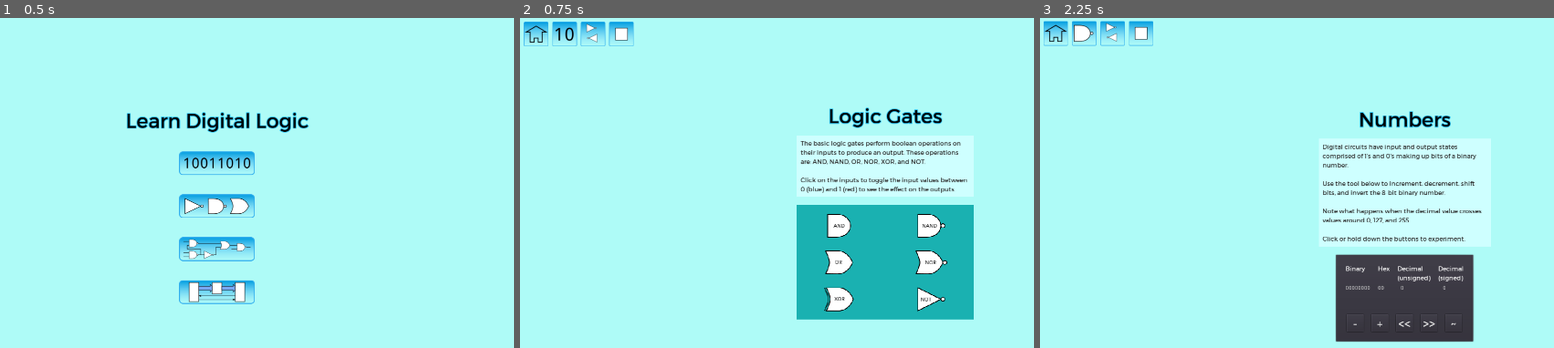
Above: before the commit, frames 1-3 (left to right).
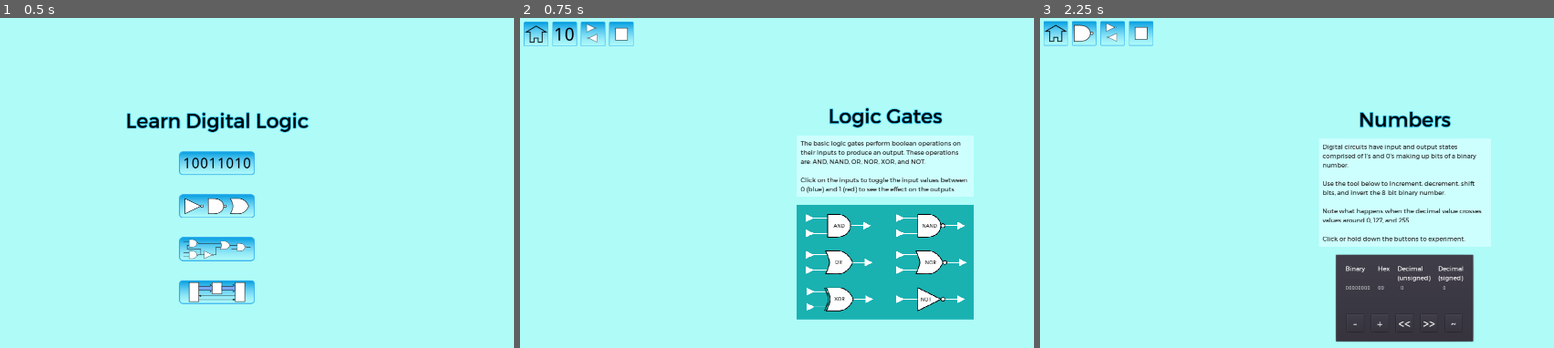
Above: after the commit, the same moments.

Repository: andrew-wilkes/digital-logic
Game: Godot game, scene res://Main.tscn
The game is run twice, just before and just after one commit, with the same random seed, the same clock (stepped at 60 frames per second) and the same inputs.
Inputs (mouse positions are in pixels of both pictures, inside the frame that each line leads up to):
- Up to frame 1 (0.5 s): no input
- Up to frame 2 (0.75 s): click (735, 206) at 0.5 s
- Up to frame 3 (2.25 s): click (1055, 34) at 1.25 s; click (1255, 163) at 2 s

Frame 1 is identical in both runs. In frame 2, 0.5% of the frame differs, in the area x 55-88%, y 59-89%; in frame 3, nothing differs.

Commit message:
Add logic to Gates scene

Diff:
--- a/game/Gates.gd
+++ b/game/Gates.gd
@@ -1,16 +1,41 @@
 extends Control
 
+var input_part = preload("res://parts/zInput.tscn")
+var output_part = preload("res://parts/zOutput.tscn")
+
 func _ready():
-	for part in $VBox/ColorRect.get_children():
-		part.connect("picked", self, "clicked")
+	for part in $VBox/Parts.get_children():
+		var id = 0
+		for pin in part.get_node("Inputs").get_children():
+			var i: Part = input_part.instance()
+			i.position = -i.get_node("Q").position
+			i.highlight_pin = false
+			i.moveable = false
+			i.wireable = false
+			i.show_state = true
+			i.is_ext_input = true
+			i.z_index = -1
+			i.id = id
+			i.parent = part
+			# warning-ignore:return_value_discarded
+			i.connect("picked", self, "clicked")
+			pin.add_child(i)
+			id += 1
+		var q: Part = output_part.instance()
+		q.position = -q.get_node("Symbol").position
+		q.highlight_pin = false
+		q.highlight_part = false
+		q.moveable = false
+		q.wireable = false
+		q.show_state = true
+		q.z_index = -1
+		part.get_node("Q").add_child(q)
 
 
-func clicked(part):
-	print(part)
-	"""
+func clicked(part: Part):
 	part.state = !part.state
-	part.indicate_state()
-	return
-	if part.is_ext_input:
-		gate.state = !gate.state
-	"""
+	part.parent.inputs[part.id] = part.state
+	part.parent.set_output(part.state)
+	var q = part.parent.get_node("Q").get_child(2)
+	q.state = part.parent.output
+	q.indicate_state()
--- a/game/Gates.tscn
+++ b/game/Gates.tscn
@@ -55,7 +55,7 @@
 
 Click on the inputs to toggle the input values between 0 (blue) and 1 (red) to see the effect on the outputs."
 
-[node name="ColorRect" type="ColorRect" parent="VBox"]
+[node name="Parts" type="ColorRect" parent="VBox"]
 margin_top = 337.0
 margin_right = 460.0
 margin_bottom = 637.0
@@ -63,7 +63,7 @@
 mouse_filter = 2
 color = Color( 0.105882, 0.698039, 0.698039, 1 )
 
-[node name="AND" parent="VBox/ColorRect" instance=ExtResource( 4 )]
+[node name="AND" parent="VBox/Parts" instance=ExtResource( 4 )]
 position = Vector2( 110, 55 )
 highlight_pin = false
 highlight_part = false
@@ -71,35 +71,35 @@
 wireable = false
 show_state = false
 
-[node name="NAND" parent="VBox/ColorRect" instance=ExtResource( 9 )]
+[node name="NAND" parent="VBox/Parts" instance=ExtResource( 9 )]
 position = Vector2( 350, 55 )
 highlight_pin = false
 highlight_part = false
 moveable = false
 wireable = false
 
-[node name="OR" parent="VBox/ColorRect" instance=ExtResource( 8 )]
+[node name="OR" parent="VBox/Parts" instance=ExtResource( 8 )]
 position = Vector2( 110, 151 )
 highlight_pin = false
 highlight_part = false
 moveable = false
 wireable = false
 
-[node name="NOR" parent="VBox/ColorRect" instance=ExtResource( 6 )]
+[node name="NOR" parent="VBox/Parts" instance=ExtResource( 6 )]
 position = Vector2( 350, 151 )
 highlight_pin = false
 highlight_part = false
 moveable = false
 wireable = false
 
-[node name="XOR" parent="VBox/ColorRect" instance=ExtResource( 5 )]
+[node name="XOR" parent="VBox/Parts" instance=ExtResource( 5 )]
 position = Vector2( 110, 247 )
 highlight_pin = false
 highlight_part = false
 moveable = false
 wireable = false
 
-[node name="NOT" parent="VBox/ColorRect" instance=ExtResource( 7 )]
+[node name="NOT" parent="VBox/Parts" instance=ExtResource( 7 )]
 position = Vector2( 350, 247 )
 highlight_pin = false
 highlight_part = false
--- a/game/parts/Part.gd
+++ b/game/parts/Part.gd
@@ -22,6 +22,7 @@
 var state = false setget change_input_state
 var dropped = false
 var id = 0
+var parent
 var v_spacing
 var color = g.COLOR_UNDEFINED
 
